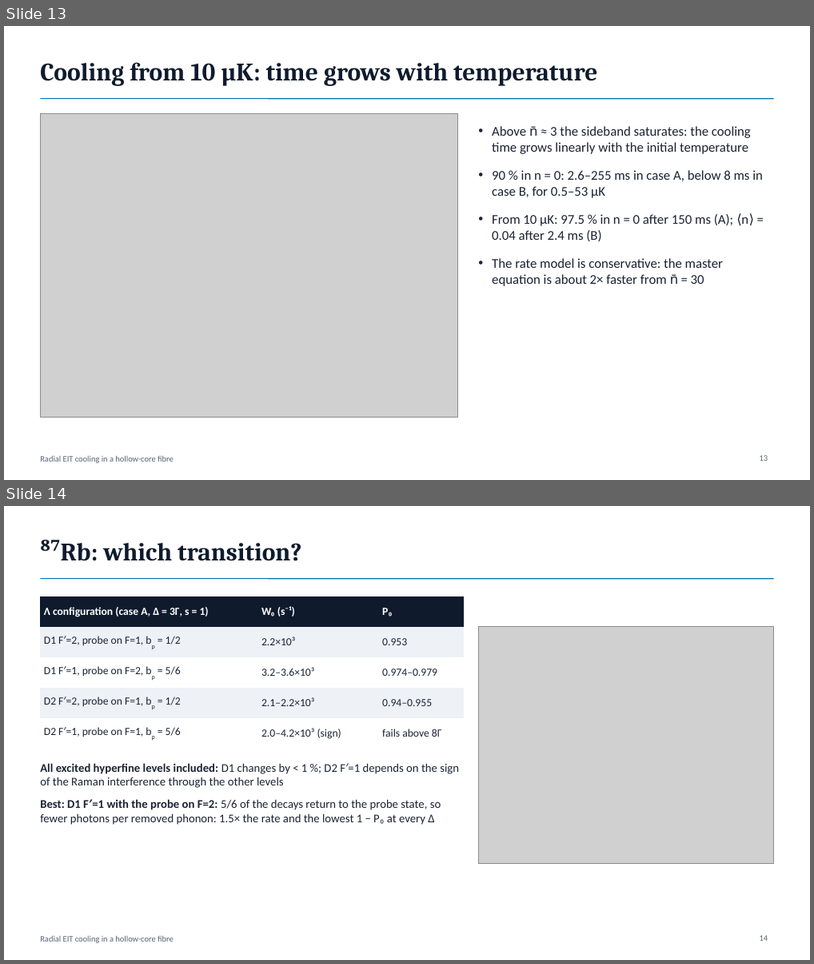
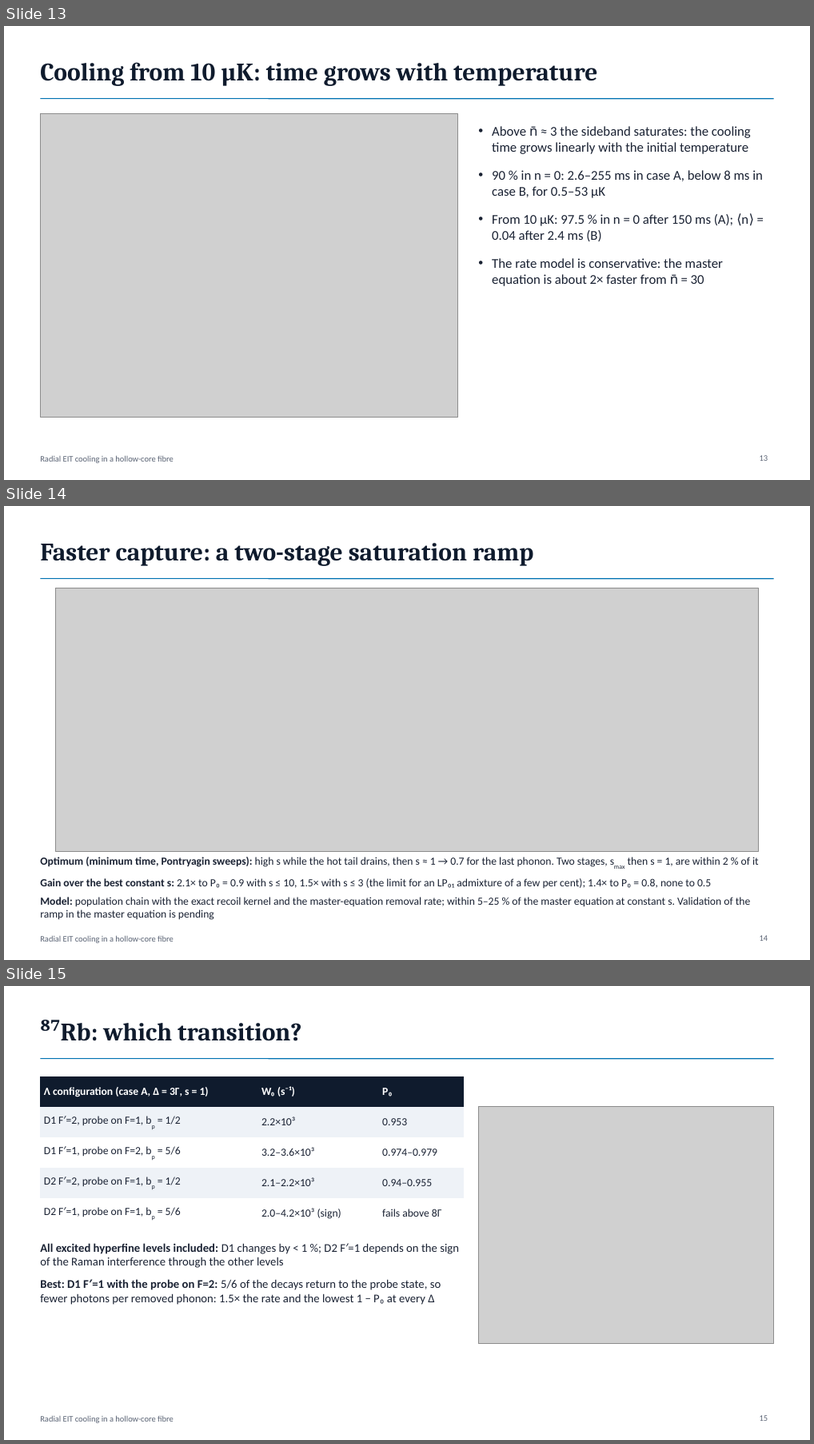
Before and after one commit to Leonardo-Razzai/hcf-eit-cooling, a slide deck: presentation/radial_eit_cooling_talk.pptx. Shown one above the other, each under a label of ours: slides 13 and 14 before the commit, slides 13, 14 and 15 after it. The pictures are 814x964 and 814x1444 pixels, drawn with LibreOffice and Linux fonts; fonts in the diff are those of the drawing; grey boxes stand for pictures. Boxes give left, top, right and bottom in pixels: in the first picture for what was removed or moved away, otherwise in the second. Text is boxed around its words. In the diff, an @@ line names an element or a change of style, - is before the commit and + after.

```diff
--- a/presentation/radial_eit_cooling_talk.pptx
+++ b/presentation/radial_eit_cooling_talk.pptx
@@ slide 14 added at (x1=4, y1=506, x2=810, y2=960), background #FFFFFF; not listed: 2 template elements that a slide beside it also shows @@
@@ title added at (x1=40, y1=543, x2=534, y2=566), 30 pt, text #0F1B2D, bold @@
+Faster capture: a two-stage saturation ramp
@@ picture added at (x1=55, y1=588, x2=759, y2=851) @@
@@ text added at (x1=40, y1=856, x2=759, y2=920), 13 pt, text #1A2233 @@
+• Optimum (minimum time, Pontryagin sweeps): high s while the hot tail drains, then s ≈ 1 → 0.7 for the last phonon. Two stages, smax then s = 1, are within 2 % of it
+• Gain over the best constant s: 2.1× to P₀ = 0.9 with s ≤ 10, 1.5× with s ≤ 3 (the limit for an LP₀₁ admixture of a few per cent); 1.4× to P₀ = 0.8, none to 0.5
+• Model: population chain with the exact recoil kernel and the master-equation removal rate; within 5–25 % of the master equation at constant s. Validation of the ramp in the master equation is pending
@@ page number added at (x1=760, y1=935, x2=769, y2=940), 10 pt, text #5B6475 @@
+14
@@ what was slide 14 is now slide 15 @@
```
Also in this commit, not shown: 1 slide changed, 4 other files.
